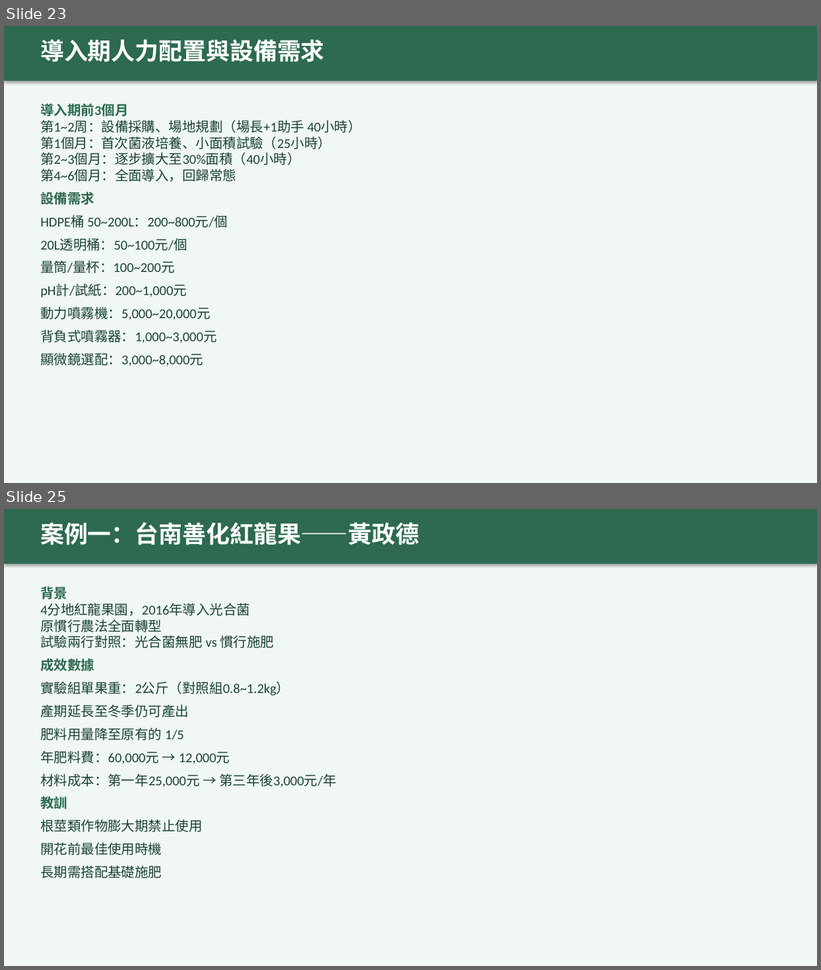
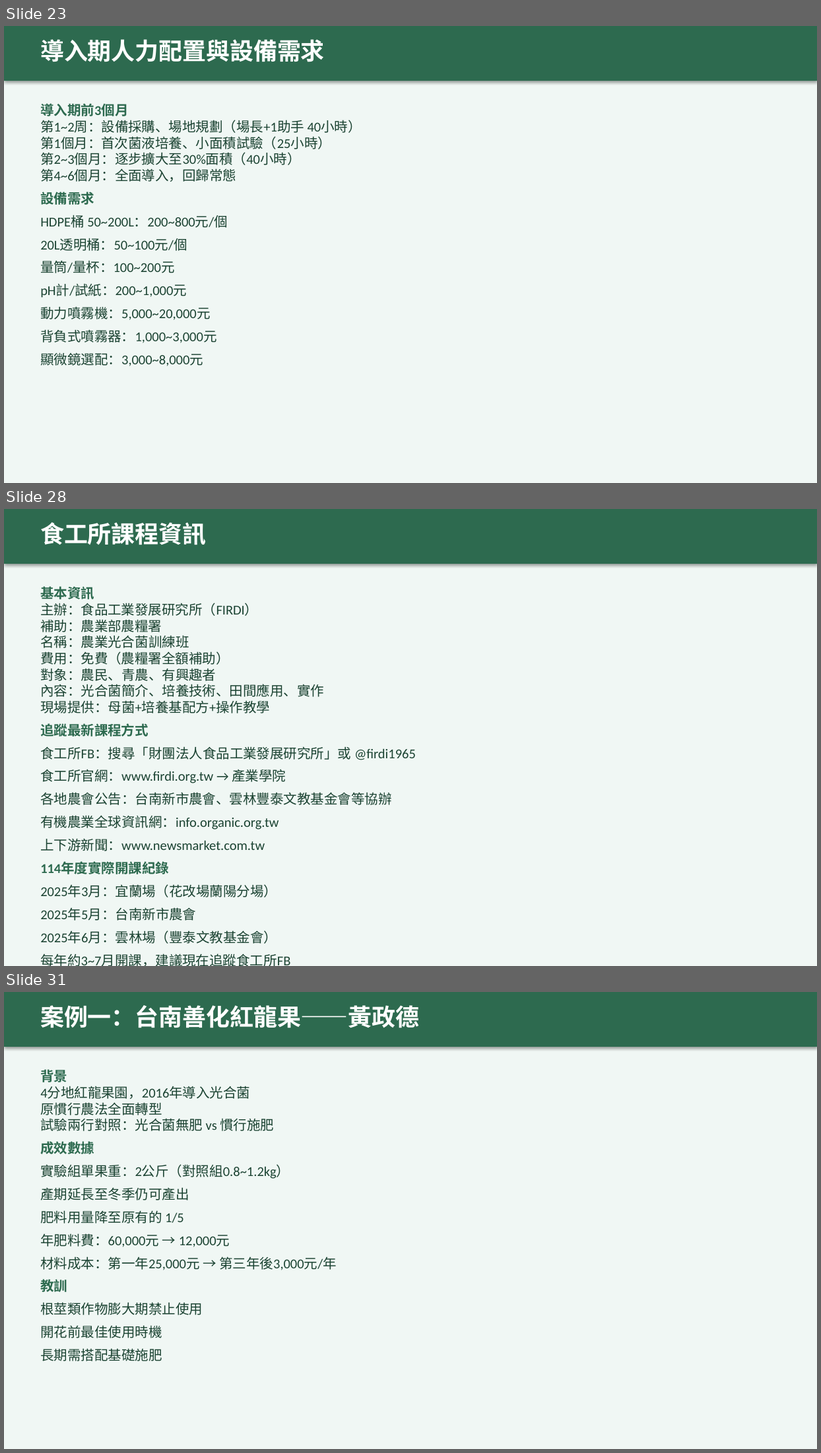
Before and after one commit to waiaoinfo-create/em-photosynthetic-farm, a slide deck: EM菌與光合菌農場實務手冊.pptx. Shown one above the other, each under a label of ours: slides 23 and 25 before the commit, slides 23, 28 and 31 after it; the slides between them are not shown. The pictures are 821x970 and 821x1453 pixels, drawn with LibreOffice and Linux fonts; fonts in the diff are those of the drawing. Boxes give left, top, right and bottom in pixels: in the first picture for what was removed or moved away, otherwise in the second. Text is boxed around its words. In the diff, an @@ line names an element or a change of style, - is before the commit and + after.

Commit message:
feat: add purchasing info & FIRDI course slides, sync index.html and PPTX

```diff
--- a/EM菌與光合菌農場實務手冊.pptx
+++ b/EM菌與光合菌農場實務手冊.pptx
@@ slide 28 added at [4, 509, 817, 966], background #F0F7F4 @@
@@ rectangle added at [4, 509, 817, 564], fill #2D6A4F @@
@@ text added at [40, 522, 206, 545], 28 pt, text #FFFFFF, bold @@
+食工所課程資訊
@@ text added at [40, 586, 416, 966], 16 pt, text #1B4332 @@
+基本資訊
+主辦：食品工業發展研究所（FIRDI）
+補助：農業部農糧署
+名稱：農業光合菌訓練班
+費用：免費（農糧署全額補助）
+對象：農民、青農、有興趣者
+內容：光合菌簡介、培養技術、田間應用、實作
+現場提供：母菌+培養基配方+操作教學
+追蹤最新課程方式
+食工所FB：搜尋「財團法人食品工業發展研究所」或 @firdi1965
+食工所官網：www.firdi.org.tw → 產業學院
+各地農會公告：台南新市農會、雲林豐泰文教基金會等協辦
+有機農業全球資訊網：info.organic.org.tw
+上下游新聞：www.newsmarket.com.tw
+114年度實際開課紀錄
+2025年3月：宜蘭場（花改場蘭陽分場）
+2025年5月：台南新市農會
+2025年6月：雲林場（豐泰文教基金會）
+每年約3~7月開課，建議現在追蹤食工所FB
@@ what was slide 25 is now slide 31 @@
```
Also in this commit, not shown: 4 slides changed, 5 other slides added, 2 other files.
